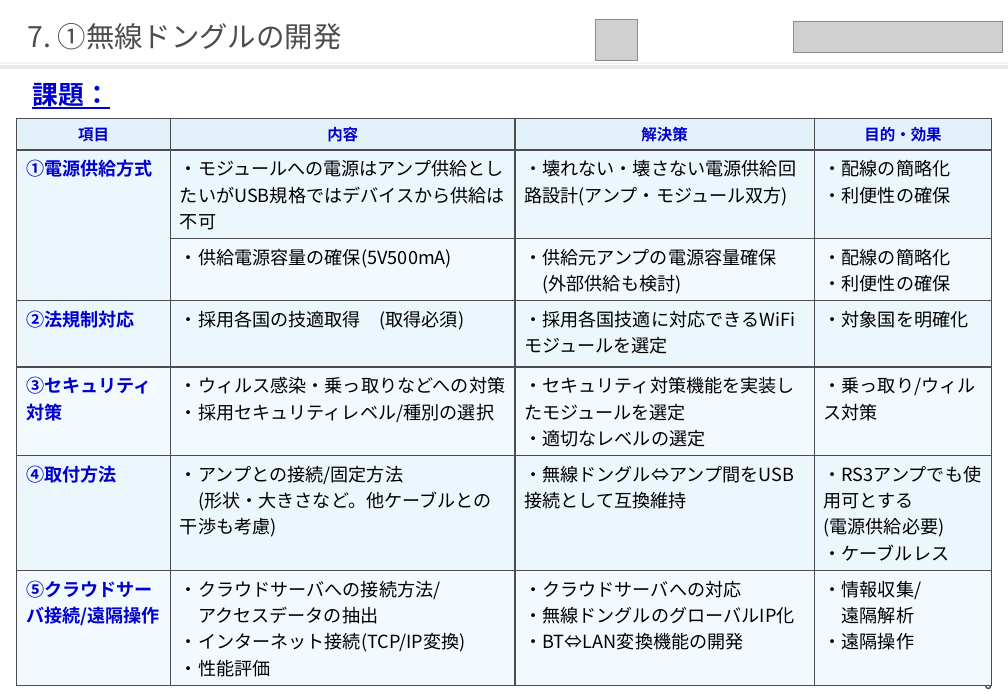
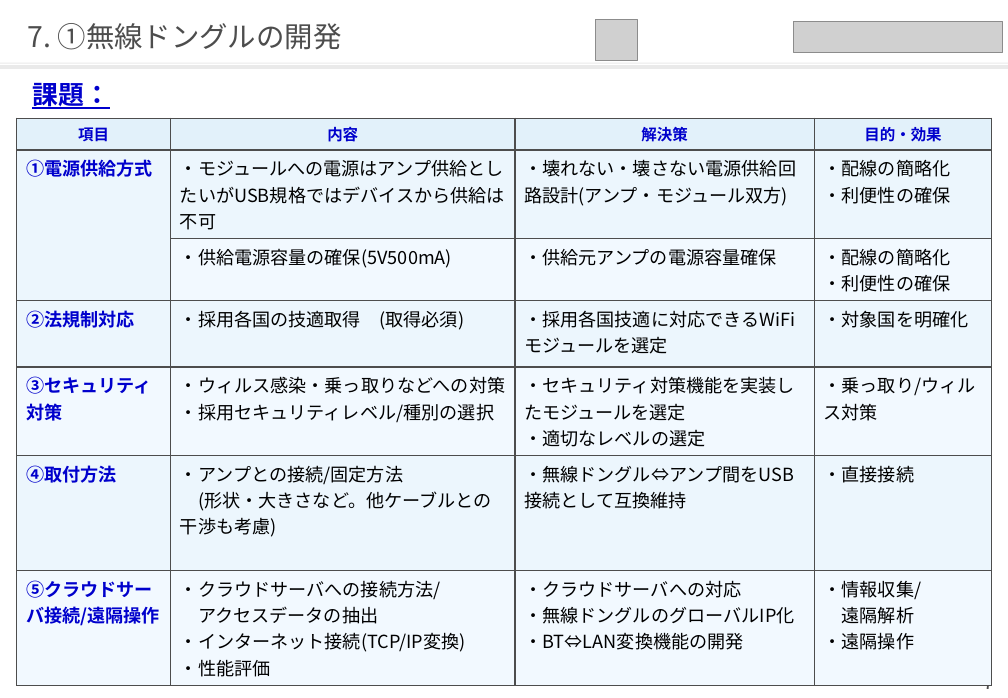
Before and after one commit to qzq03657/hellow-world, a slide deck: slide 8 of 次期サーボシステム_ユーザビリティ向上_藤沢案.pptx (slide 7 before the commit). Drawn at 1008x698 pixels with LibreOffice and Linux fonts; fonts in the diff are those of the drawing; grey boxes stand for pictures. Boxes give left, top, right and bottom in pixels: in the first picture for what was removed or moved away, otherwise in the second. Text is boxed around its words. In the diff, an @@ line names an element or a change of style, - is before the commit and + after.

```diff
--- a/次期サーボシステム_ユーザビリティ向上_藤沢案.pptx
+++ b/次期サーボシステム_ユーザビリティ向上_藤沢案.pptx
@@ table at <box>17,118,992,681</box> @@
-row 3, column 3: ・供給元アンプの電源容量確保 / (外部供給も検討)
+row 3, column 3: ・供給元アンプの電源容量確保
-row 6, column 4: ・RS3アンプでも使用可とする / (電源供給必要) / ・ケーブルレス
+row 6, column 4: ・直接接続
@@ page number at <box>984,675,992,689</box>: text changed @@
-6
+7
```
Also in this commit, not shown: 9 other slides changed, 1 slide added.
